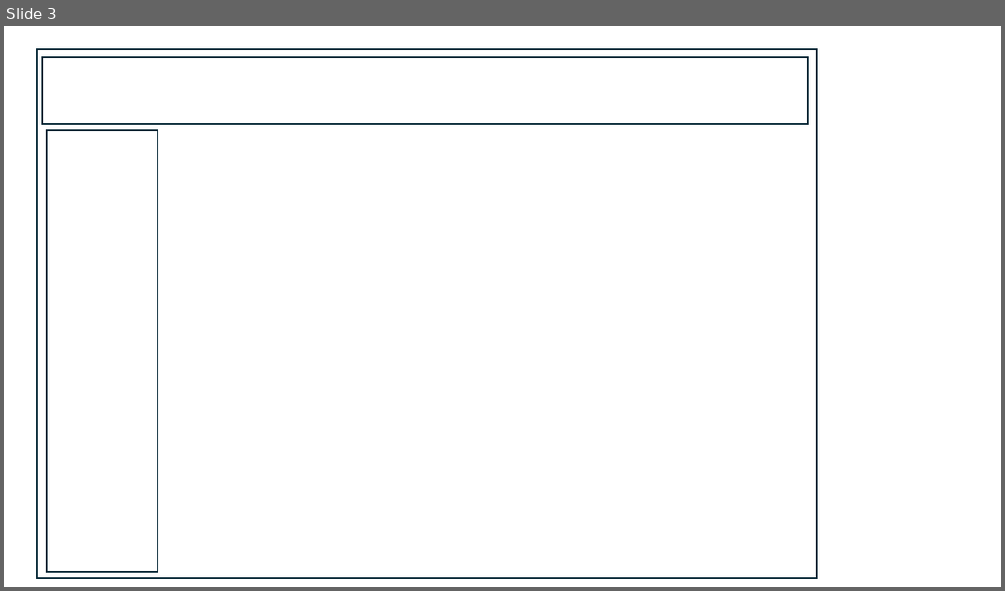
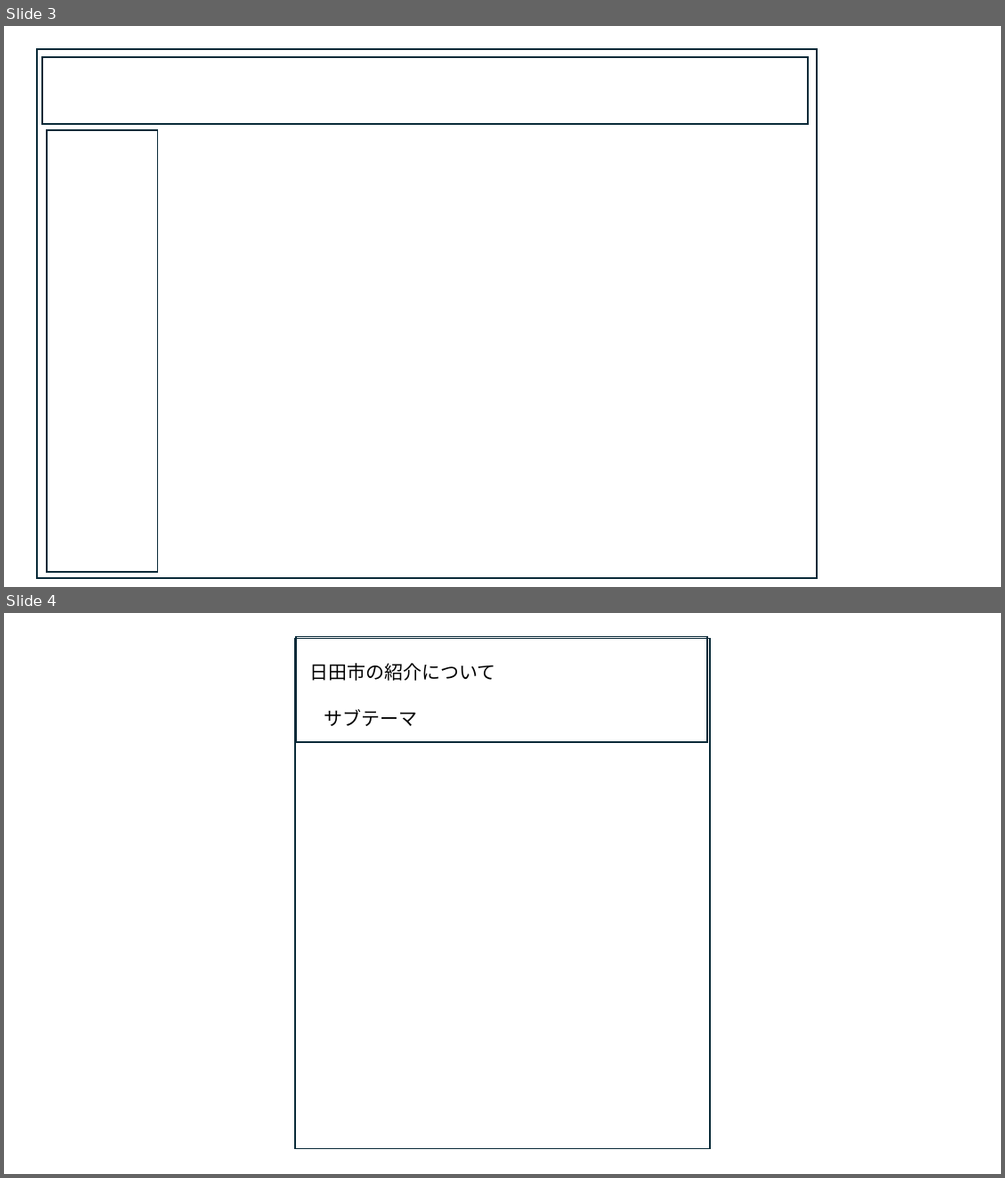
Before and after one commit to ckg25023-cpu/zemi, a slide deck: document/ueda.pptx. Shown one above the other, each under a label of ours: slide 3 before the commit, slides 3 and 4 after it. The pictures are 1005x591 and 1005x1178 pixels, drawn with LibreOffice and Linux fonts; fonts in the diff are those of the drawing. Boxes give left, top, right and bottom in pixels: in the first picture for what was removed or moved away, otherwise in the second. Text is boxed around its words. In the diff, an @@ line names an element or a change of style, - is before the commit and + after.

```diff
--- a/document/ueda.pptx
+++ b/document/ueda.pptx
@@ slide 4 added at [4, 613, 1001, 1174], background #FFFFFF @@
@@ rectangle added at [295, 639, 711, 1149], outline #092A39 1.5 pt @@
@@ rectangle added at [297, 637, 708, 742], outline #092A39 1.5 pt @@
@@ text added at [309, 663, 495, 681], 18 pt, text #000000 @@
+日田市の紹介について
@@ text added at [324, 709, 417, 726], 18 pt, text #000000 @@
+サブテーマ
```
Also in this commit, not shown: 2 other files.
